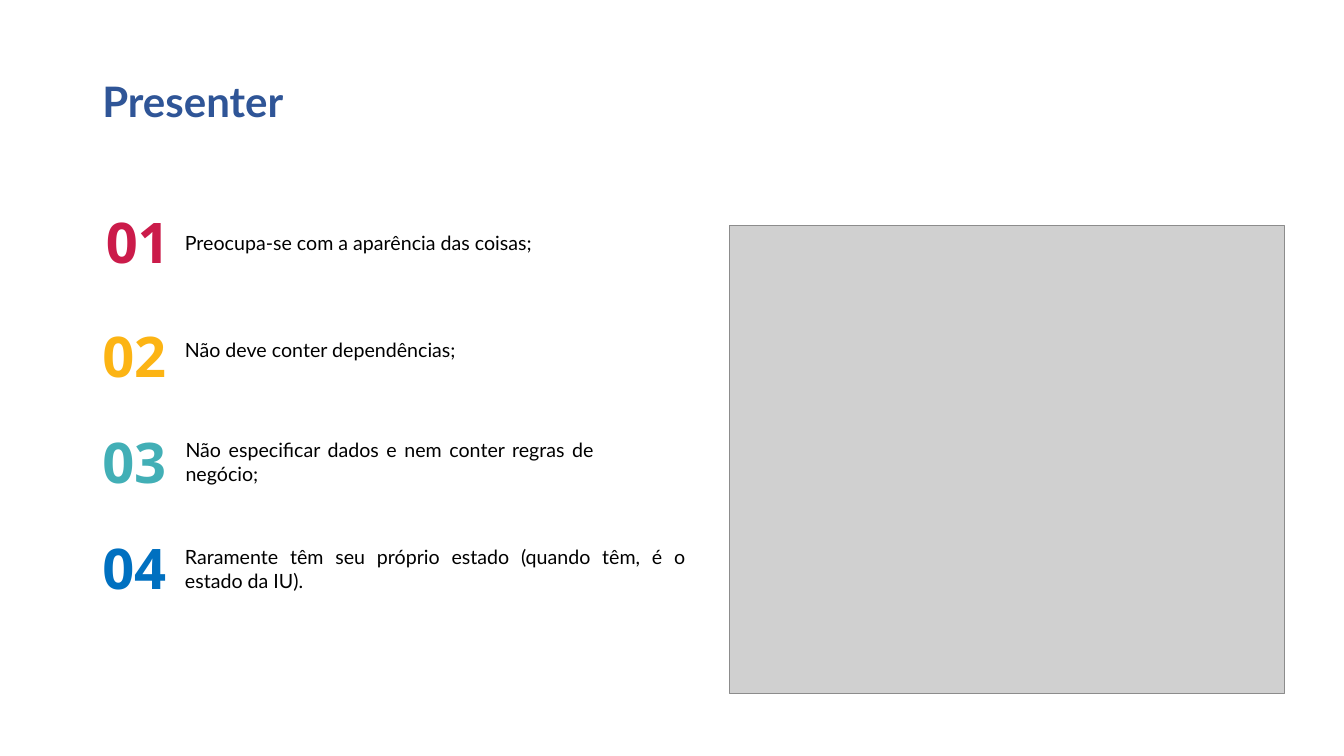
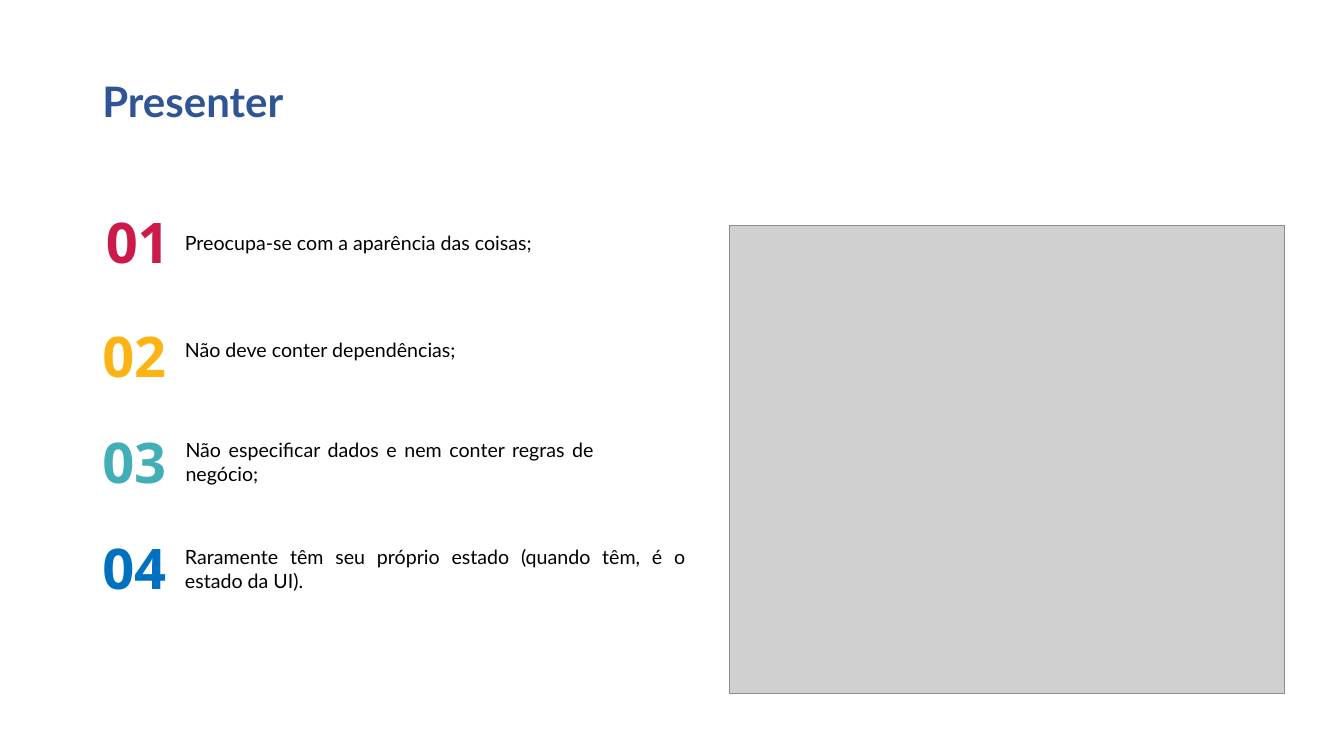
Before and after one commit to andre-dias93/embarcadero-conference, a slide deck: slide 8 of 2021/EC2021.pptx. Drawn at 1344x756 pixels with LibreOffice and Linux fonts; fonts in the diff are those of the drawing; grey boxes stand for pictures; background and template pictures are left out. Boxes give left, top, right and bottom in pixels: in the first picture for what was removed or moved away, otherwise in the second. Text is boxed around its words. In the diff, an @@ line names an element or a change of style, - is before the commit and + after.

```diff
--- a/2021/EC2021.pptx
+++ b/2021/EC2021.pptx
@@ text at <box>185,549,685,591</box>: text changed @@
-Raramente têm seu próprio estado (quando têm, é o estado da IU).
+Raramente têm seu próprio estado (quando têm, é o estado da UI).
```
Also in this commit, not shown: 2 other slides changed, 1 slide added, 2 slides removed, 5 other files.
